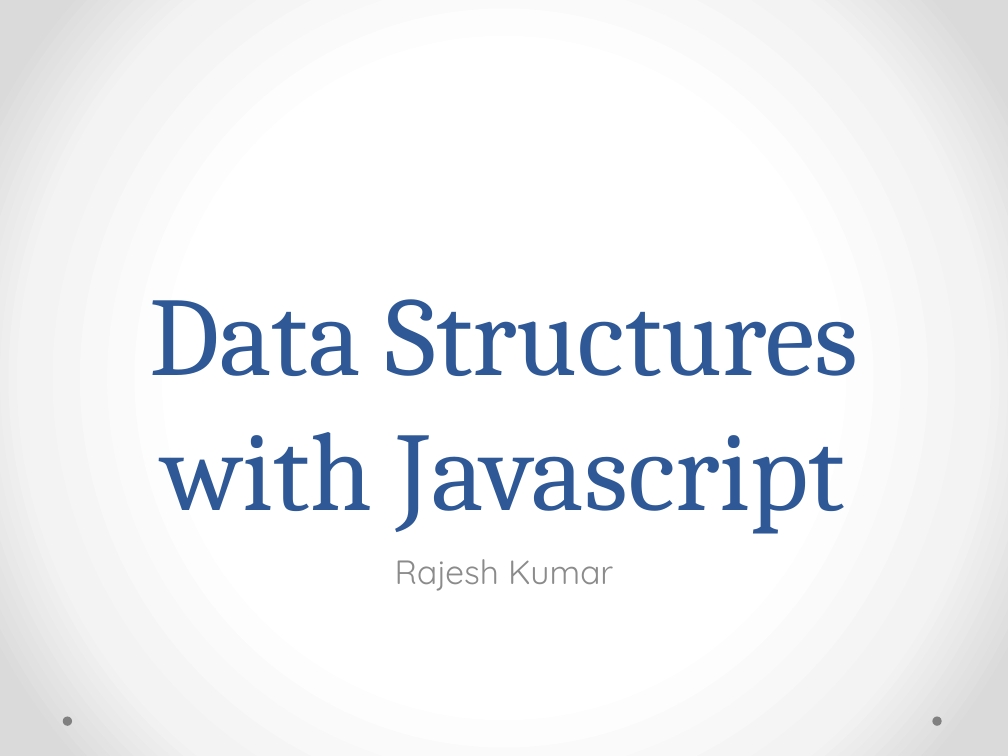
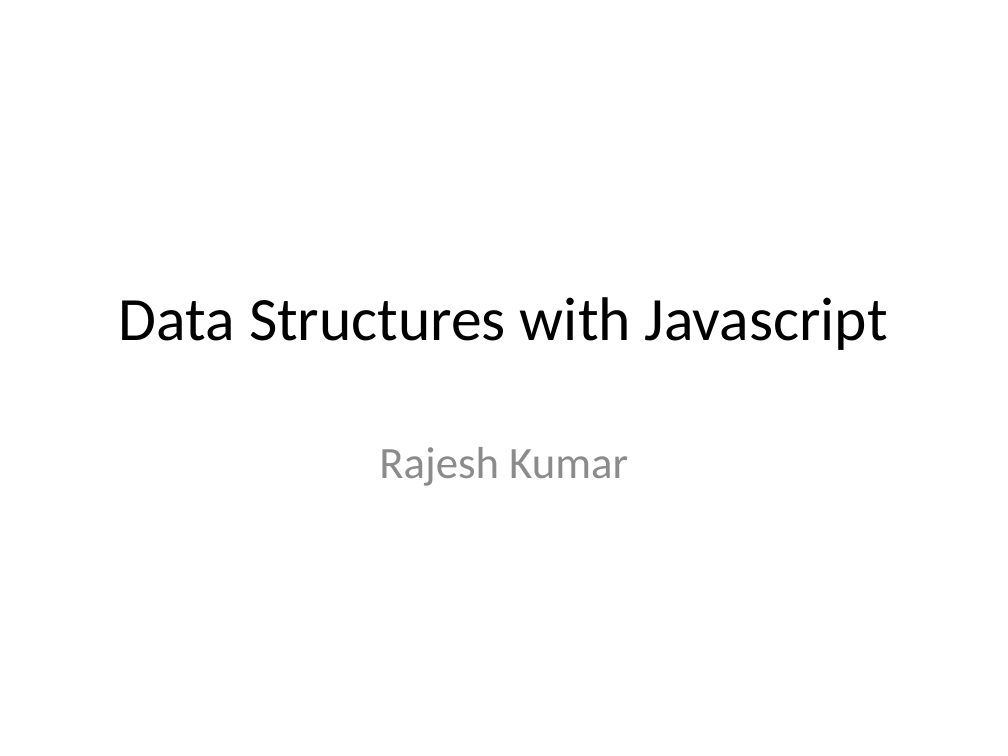
Before and after one commit to rajeshcs/jstalk, a slide deck: slide 1 of JavascriptDS.pptx. Drawn at 1008x756 pixels with LibreOffice and Linux fonts; fonts in the diff are those of the drawing. Boxes give left, top, right and bottom in pixels: in the first picture for what was removed or moved away, otherwise in the second. Text is boxed around its words. In the diff, an @@ line names an element or a change of style, - is before the commit and + after.

```diff
--- a/JavascriptDS.pptx
+++ b/JavascriptDS.pptx
@@ background gradient #FFFFFF to #F4F4F4 to #DADADA to #FFFFFF @@
@@ title "Data Structures with Javascript": place and size @@
-title "Data Structures with Javascript" at (149,299,858,534)
+title "Data Structures with Javascript" at (119,297,888,350)
@@ title "Data Structures with Javascript" at (119,297,888,350): size 80 to 44 pt, font Cambria to Calibri, text colour #2F5897 to #000000; vertical alignment bottom to middle @@
@@ subtitle "Rajesh Kumar": place and size @@
-subtitle "Rajesh Kumar" at (395,559,613,591)
+subtitle "Rajesh Kumar" at (379,447,628,486)
@@ subtitle "Rajesh Kumar" at (379,447,628,486): size 24 to 32 pt, font Quicksand to Calibri; more space between paragraphs @@
@@ ellipse removed at (62,717,72,726) @@
@@ ellipse removed at (932,717,941,726) @@
```
Also in this commit, not shown: 20 other slides changed, 7 slides added.
